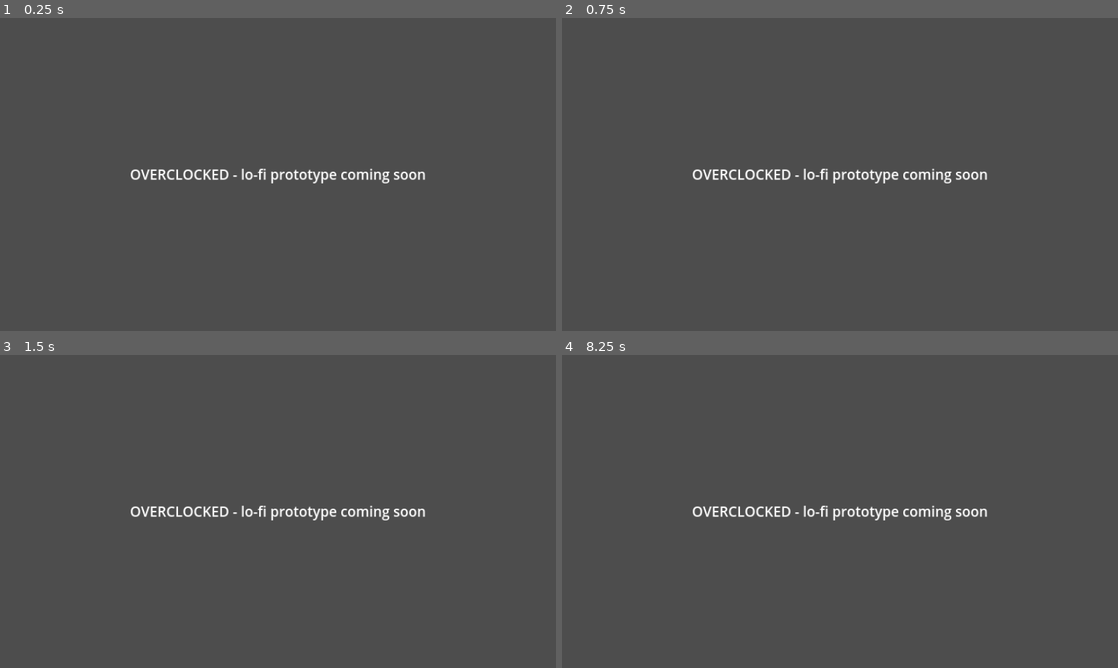
Above: before the commit, frames 1-4 (two rows, left to right).
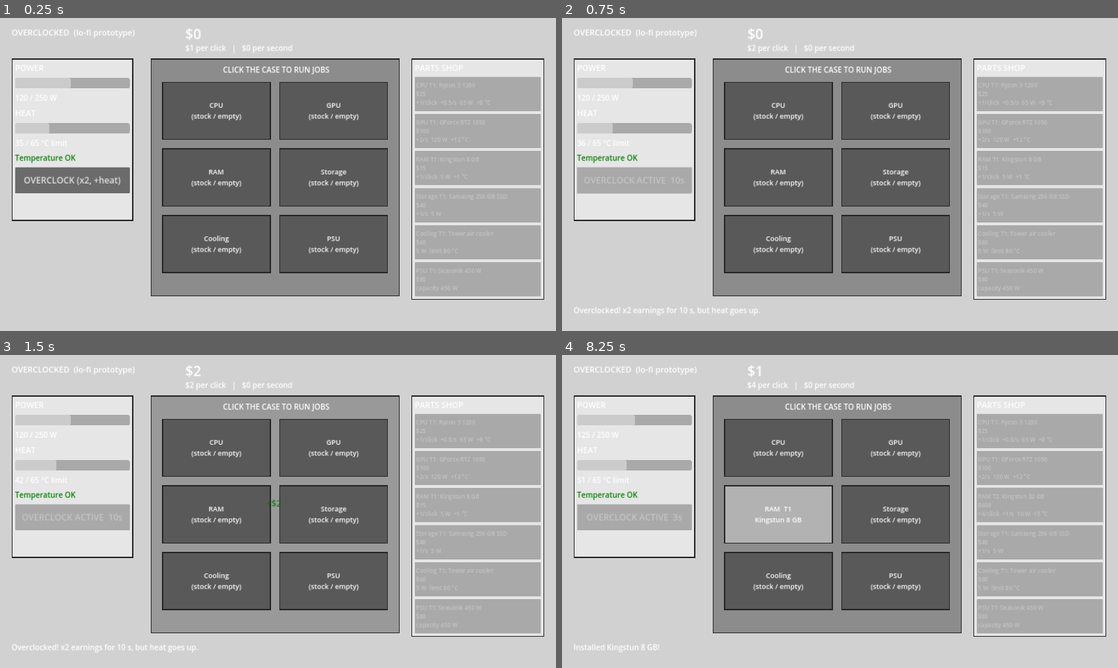
Above: after the commit, the same moments.

Repository: maiko-nigul/overclocked
Game: Godot game, scene res://scenes/main.tscn
Two runs of this game, one before a commit and one after it. Both use one fixed random seed, a clock stepped at 60 frames per second and the inputs below.
Inputs (mouse positions are in pixels of both pictures, inside the frame that each line leads up to):
- Up to frame 1 (0.25 s): no input
- Up to frame 2 (0.75 s): click (634, 180) at 0.5 s, where only the run after the commit has a clickable "OVERCLOCK (x2, +heat)"
- Up to frame 3 (1.5 s): click (272, 514) at 1.25 s, where only the run after the commit has a clickable "CLICK THE CASE TO RUN JOBS"
- Up to frame 4 (8.25 s): click (834, 514) at 2 s, where only the run after the commit has a clickable "CLICK THE CASE TO RUN JOBS"; click (834, 514) at 2.75 s, where only the run after the commit has a clickable "CLICK THE CASE TO RUN JOBS"; tap Enter at 3.5, 5, 7.25 s; move the mouse to (962, 495) at 3.52 s; tap Space at 4.25, 5.75 s; move the mouse to (728, 527) at 4.27 s; move the mouse to (895, 442) at 5.02 s; move the mouse to (812, 574) at 5.77 s; move the mouse to (1006, 558) at 6.52 s; move the mouse to (673, 464) at 7.27 s; click (1040, 505) at 8 s, where only the run after the commit has a clickable "RAM T1: Kingstun 8 GB $15 +1/…"

The runs differ from the first frame. In frame 1, 81% of the frame differs, in the area x 0-100%, y 0-100%; in frame 2, 81%; in frame 3, 81%; in frame 4, 84%.

Commit message:
Lo-fi prototype: click loop, shop with 6 slots x 2 tiers, idle income, power limit, heat/throttling, overclock
Co-Authored-By: Claude Opus 5.5 <noreply@anthropic.com>
Claude-Session: https://claude.ai/code/session_01AHv4Ai4zs59pkkAUpRBQpR

Diff:
--- a/scenes/main.tscn
+++ b/scenes/main.tscn
@@ -10,21 +10,3 @@
 grow_horizontal = 2
 grow_vertical = 2
 script = ExtResource("1")
-
-[node name="Placeholder" type="Label" parent="."]
-layout_mode = 1
-anchors_preset = 8
-anchor_left = 0.5
-anchor_top = 0.5
-anchor_right = 0.5
-anchor_bottom = 0.5
-offset_left = -400.0
-offset_top = -50.0
-offset_right = 400.0
-offset_bottom = 50.0
-grow_horizontal = 2
-grow_vertical = 2
-theme_override_font_sizes/font_size = 48
-text = "OVERCLOCKED - lo-fi prototype coming soon"
-horizontal_alignment = 1
-vertical_alignment = 1
--- a/scripts/main.gd
+++ b/scripts/main.gd
@@ -1,4 +1,471 @@
 extends Control
-## Entry scene for Overclocked.
-## Placeholder only: the lo-fi prototype (click loop, shop, power/heat) goes here.
-## See README.md -> "Lo-fi prototype scope" for what to build first.
+## Overclocked - lo-fi prototype.
+## One screen: click the PC case to earn money, buy parts in the shop,
+## keep power (PSU watts) and heat (cooling limit) in balance.
+## All visuals are placeholders built in code (grey boxes, plain buttons, bars).
+
+const SLOT_ORDER := ["CPU", "GPU", "RAM", "Storage", "Cooling", "PSU"]
+
+## Each slot has 2 tiers. Stats are absolute for that tier (tier 2 replaces tier 1).
+## click = money per click, ps = money per second, watts = power draw, heat = degrees added.
+## Cooling uses "limit" (max safe temperature), PSU uses "capacity" (max watts).
+const PARTS := {
+	"CPU": [
+		{"name": "Ryzon 3 1200", "cost": 25, "click": 1.0, "ps": 0.5, "watts": 65, "heat": 8},
+		{"name": "Ryzon 7 5800", "cost": 1500, "click": 6.0, "ps": 4.5, "watts": 125, "heat": 22},
+	],
+	"GPU": [
+		{"name": "GForce RTZ 1050", "cost": 100, "click": 0.0, "ps": 2.0, "watts": 120, "heat": 12},
+		{"name": "GForce RTZ 4080", "cost": 3500, "click": 0.0, "ps": 17.0, "watts": 250, "heat": 35},
+	],
+	"RAM": [
+		{"name": "Kingstun 8 GB", "cost": 15, "click": 1.0, "ps": 0.0, "watts": 5, "heat": 1},
+		{"name": "Kingstun 32 GB", "cost": 600, "click": 4.0, "ps": 1.0, "watts": 10, "heat": 3},
+	],
+	"Storage": [
+		{"name": "Samsong 256 GB SSD", "cost": 40, "click": 0.0, "ps": 1.0, "watts": 5, "heat": 0},
+		{"name": "Samsong 2 TB NVMe", "cost": 900, "click": 0.0, "ps": 6.0, "watts": 8, "heat": 1},
+	],
+	"Cooling": [
+		{"name": "Tower air cooler", "cost": 60, "watts": 5, "limit": 80},
+		{"name": "Liquid Freezr 360", "cost": 1200, "watts": 15, "limit": 105},
+	],
+	"PSU": [
+		{"name": "Seasonik 450 W", "cost": 80, "capacity": 450},
+		{"name": "Seasonik 750 W", "cost": 1000, "capacity": 750},
+	],
+}
+
+const BASE_WATTS := 120        # motherboard, fans, drives of the old office PC
+const BASE_PSU := 250          # stock office PSU
+const BASE_HEAT := 35.0        # idle temperature
+const BASE_COOL_LIMIT := 65.0  # stock cooler
+const OVERCLOCK_TIME := 10.0
+const OVERCLOCK_COOLDOWN := 20.0
+const OVERCLOCK_HEAT := 15.0
+
+var money := 0.0
+var tiers := {}                # slot -> installed tier (0 = empty/stock)
+var heat := BASE_HEAT          # shown temperature, moves toward the target
+var overclock_left := 0.0
+var overclock_cooldown := 0.0
+var elapsed := 0.0
+var won := false
+var message_time := 0.0
+
+# UI references
+var money_label: Label
+var rate_label: Label
+var power_bar: ProgressBar
+var power_label: Label
+var heat_bar: ProgressBar
+var heat_label: Label
+var status_label: Label
+var oc_button: Button
+var message_label: Label
+var case_button: Button
+var slot_boxes := {}
+var slot_labels := {}
+var shop_buttons := {}
+var win_panel: PanelContainer
+var win_label: Label
+
+
+func _ready() -> void:
+	for slot in SLOT_ORDER:
+		tiers[slot] = 0
+	_build_ui()
+	_update_ui()
+
+
+func _process(delta: float) -> void:
+	if won:
+		return
+	elapsed += delta
+	if overclock_left > 0.0:
+		overclock_left = max(0.0, overclock_left - delta)
+	elif overclock_cooldown > 0.0:
+		overclock_cooldown = max(0.0, overclock_cooldown - delta)
+	heat = move_toward(heat, target_heat(), 8.0 * delta)
+	money += per_second() * multiplier() * delta
+	if message_time > 0.0:
+		message_time -= delta
+		if message_time <= 0.0:
+			message_label.text = ""
+	_update_ui()
+
+
+# ---------- game rules ----------
+
+func part(slot: String) -> Dictionary:
+	var t: int = tiers[slot]
+	if t == 0:
+		return {}
+	return PARTS[slot][t - 1]
+
+
+func per_click() -> float:
+	var total := 1.0
+	for slot in SLOT_ORDER:
+		total += part(slot).get("click", 0.0)
+	return total
+
+
+func per_second() -> float:
+	var total := 0.0
+	for slot in SLOT_ORDER:
+		total += part(slot).get("ps", 0.0)
+	return total
+
+
+func total_watts() -> int:
+	var total := BASE_WATTS
+	for slot in SLOT_ORDER:
+		total += int(part(slot).get("watts", 0))
+	return total
+
+
+func psu_capacity() -> int:
+	return int(part("PSU").get("capacity", BASE_PSU))
+
+
+func cool_limit() -> float:
+	return float(part("Cooling").get("limit", BASE_COOL_LIMIT))
+
+
+func target_heat() -> float:
+	var total := BASE_HEAT
+	for slot in SLOT_ORDER:
+		total += float(part(slot).get("heat", 0))
+	if overclock_left > 0.0:
+		total += OVERCLOCK_HEAT
+	return total
+
+
+func is_throttled() -> bool:
+	return heat > cool_limit()
+
+
+func multiplier() -> float:
+	var m := 1.0
+	if overclock_left > 0.0:
+		m *= 2.0
+	if is_throttled():
+		m *= 0.5
+	return m
+
+
+## Returns "" if the next tier of this slot can be bought, otherwise the reason.
+func buy_block_reason(slot: String) -> String:
+	var t: int = tiers[slot]
+	if t >= 2:
+		return "maxed"
+	var next: Dictionary = PARTS[slot][t]
+	if slot != "PSU":
+		var new_watts := total_watts() - int(part(slot).get("watts", 0)) + int(next.get("watts", 0))
+		if new_watts > psu_capacity():
+			return "power"
+	if money < next["cost"]:
+		return "money"
+	return ""
+
+
+func buy(slot: String) -> void:
+	var reason := buy_block_reason(slot)
+	if reason == "power":
+		var next: Dictionary = PARTS[slot][tiers[slot]]
+		var new_watts := total_watts() - int(part(slot).get("watts", 0)) + int(next["watts"])
+		_show_message("Not enough power: %s needs %d W total, PSU gives %d W. Upgrade the PSU first." % [next["name"], new_watts, psu_capacity()])
+		return
+	if reason != "":
+		return
+	var next_part: Dictionary = PARTS[slot][tiers[slot]]
+	money -= next_part["cost"]
+	tiers[slot] += 1
+	_show_message("Installed %s!" % next_part["name"])
+	_check_win()
+
+
+func click_pc() -> void:
+	if won:
+		return
+	var gain := per_click() * multiplier()
+	money += gain
+	_spawn_float_text("+$%s" % _fmt(gain), get_global_mouse_position())
+
+
+func overclock() -> void:
+	if overclock_left > 0.0 or overclock_cooldown > 0.0 or won:
+		return
+	overclock_left = OVERCLOCK_TIME
+	overclock_cooldown = OVERCLOCK_COOLDOWN
+	_show_message("Overclocked! x2 earnings for 10 s, but heat goes up.")
+
+
+func _check_win() -> void:
+	for slot in SLOT_ORDER:
+		if tiers[slot] < 2:
+			return
+	won = true
+	var mins := int(elapsed) / 60
+	var secs := int(elapsed) % 60
+	win_label.text = "RIG MAXED OUT!\n\nTime: %d:%02d\n\nIn the full game you would now do a New Build\n(sell the rig, start the next generation with bonuses)." % [mins, secs]
+	win_panel.visible = true
+	_update_ui()
+
+
+# ---------- UI ----------
+
+func _box_style(color: Color, border := Color(0.15, 0.15, 0.15)) -> StyleBoxFlat:
+	var s := StyleBoxFlat.new()
+	s.bg_color = color
+	s.border_color = border
+	s.set_border_width_all(3)
+	s.set_content_margin_all(12)
+	return s
+
+
+func _label(text: String, size := 26) -> Label:
+	var l := Label.new()
+	l.text = text
+	l.add_theme_font_size_override("font_size", size)
+	return l
+
+
+func _build_ui() -> void:
+	var t := Theme.new()
+	t.default_font_size = 24
+	theme = t
+
+	var bg := ColorRect.new()
+	bg.color = Color(0.82, 0.82, 0.82)
+	bg.set_anchors_preset(Control.PRESET_FULL_RECT)
+	add_child(bg)
+
+	# --- top bar ---
+	money_label = _label("", 48)
+	money_label.position = Vector2(640, 20)
+	add_child(money_label)
+	rate_label = _label("", 26)
+	rate_label.position = Vector2(640, 85)
+	add_child(rate_label)
+	var title := _label("OVERCLOCKED  (lo-fi prototype)", 28)
+	title.position = Vector2(40, 30)
+	add_child(title)
+
+	# --- left panel: gauges + overclock ---
+	var left := PanelContainer.new()
+	left.add_theme_stylebox_override("panel", _box_style(Color(0.9, 0.9, 0.9)))
+	left.position = Vector2(40, 140)
+	left.size = Vector2(420, 560)
+	add_child(left)
+	var lv := VBoxContainer.new()
+	lv.add_theme_constant_override("separation", 14)
+	left.add_child(lv)
+
+	lv.add_child(_label("POWER", 28))
+	power_bar = ProgressBar.new()
+	power_bar.custom_minimum_size = Vector2(380, 36)
+	power_bar.show_percentage = false
+	lv.add_child(power_bar)
+	power_label = _label("")
+	lv.add_child(power_label)
+
+	lv.add_child(_label("HEAT", 28))
+	heat_bar = ProgressBar.new()
+	heat_bar.custom_minimum_size = Vector2(380, 36)
+	heat_bar.show_percentage = false
+	heat_bar.max_value = 120
+	lv.add_child(heat_bar)
+	heat_label = _label("")
+	lv.add_child(heat_label)
+	status_label = _label("", 26)
+	lv.add_child(status_label)
+
+	oc_button = Button.new()
+	oc_button.custom_minimum_size = Vector2(380, 90)
+	oc_button.add_theme_font_size_override("font_size", 30)
+	oc_button.pressed.connect(overclock)
+	lv.add_child(oc_button)
+
+	# --- center: clickable PC case with part slots ---
+	case_button = Button.new()
+	case_button.position = Vector2(520, 140)
+	case_button.size = Vector2(860, 820)
+	case_button.add_theme_stylebox_override("normal", _box_style(Color(0.55, 0.55, 0.55)))
+	case_button.add_theme_stylebox_override("hover", _box_style(Color(0.6, 0.6, 0.6)))
+	case_button.add_theme_stylebox_override("pressed", _box_style(Color(0.5, 0.5, 0.5)))
+	case_button.add_theme_stylebox_override("focus", StyleBoxEmpty.new())
+	case_button.pressed.connect(click_pc)
+	add_child(case_button)
+
+	var hint := _label("CLICK THE CASE TO RUN JOBS", 26)
+	hint.position = Vector2(250, 20)
+	hint.mouse_filter = Control.MOUSE_FILTER_IGNORE
+	case_button.add_child(hint)
+
+	var grid := GridContainer.new()
+	grid.columns = 2
+	grid.position = Vector2(40, 80)
+	grid.add_theme_constant_override("h_separation", 30)
+	grid.add_theme_constant_override("v_separation", 30)
+	grid.mouse_filter = Control.MOUSE_FILTER_IGNORE
+	case_button.add_child(grid)
+	for slot in SLOT_ORDER:
+		var box := PanelContainer.new()
+		box.custom_minimum_size = Vector2(375, 200)
+		box.mouse_filter = Control.MOUSE_FILTER_IGNORE
+		var l := _label("", 24)
+		l.horizontal_alignment = HORIZONTAL_ALIGNMENT_CENTER
+		l.vertical_alignment = VERTICAL_ALIGNMENT_CENTER
+		l.autowrap_mode = TextServer.AUTOWRAP_WORD
+		l.mouse_filter = Control.MOUSE_FILTER_IGNORE
+		box.add_child(l)
+		grid.add_child(box)
+		slot_boxes[slot] = box
+		slot_labels[slot] = l
+
+	# --- right: shop ---
+	var right := PanelContainer.new()
+	right.add_theme_stylebox_override("panel", _box_style(Color(0.9, 0.9, 0.9)))
+	right.position = Vector2(1420, 140)
+	right.size = Vector2(460, 820)
+	add_child(right)
+	var rv := VBoxContainer.new()
+	rv.add_theme_constant_override("separation", 10)
+	right.add_child(rv)
+	rv.add_child(_label("PARTS SHOP", 28))
+	for slot in SLOT_ORDER:
+		var b := Button.new()
+		b.custom_minimum_size = Vector2(430, 118)
+		b.alignment = HORIZONTAL_ALIGNMENT_LEFT
+		b.add_theme_font_size_override("font_size", 20)
+		b.pressed.connect(buy.bind(slot))
+		rv.add_child(b)
+		shop_buttons[slot] = b
+
+	# --- message line ---
+	message_label = _label("", 26)
+	message_label.position = Vector2(40, 990)
+	message_label.size = Vector2(1840, 60)
+	add_child(message_label)
+
+	# --- win panel ---
+	win_panel = PanelContainer.new()
+	win_panel.add_theme_stylebox_override("panel", _box_style(Color(1, 1, 0.75)))
+	win_panel.position = Vector2(560, 330)
+	win_panel.size = Vector2(800, 420)
+	win_panel.visible = false
+	add_child(win_panel)
+	var wv := VBoxContainer.new()
+	wv.add_theme_constant_override("separation", 20)
+	win_panel.add_child(wv)
+	win_label = _label("", 30)
+	win_label.horizontal_alignment = HORIZONTAL_ALIGNMENT_CENTER
+	wv.add_child(win_label)
+	var restart := Button.new()
+	restart.text = "Play again"
+	restart.custom_minimum_size = Vector2(300, 70)
+	restart.pressed.connect(func(): get_tree().reload_current_scene())
+	wv.add_child(restart)
+
+
+func _update_ui() -> void:
+	var m := multiplier()
+	money_label.text = "$%s" % _fmt(money)
+	rate_label.text = "$%s per click   |   $%s per second" % [_fmt(per_click() * m), _fmt(per_second() * m)]
+
+	var w := total_watts()
+	var cap := psu_capacity()
+	power_bar.max_value = cap
+	power_bar.value = w
+	power_label.text = "%d / %d W" % [w, cap]
+
+	heat_bar.value = heat
+	heat_label.text = "%d / %d °C limit" % [int(round(heat)), int(cool_limit())]
+	if is_throttled():
+		status_label.text = "THROTTLING: earnings x0.5"
+		status_label.modulate = Color(0.8, 0, 0)
+	elif heat > cool_limit() - 10.0:
+		status_label.text = "Getting hot..."
+		status_label.modulate = Color(0.8, 0.4, 0)
+	else:
+		status_label.text = "Temperature OK"
+		status_label.modulate = Color(0, 0.5, 0)
+
+	if overclock_left > 0.0:
+		oc_button.text = "OVERCLOCK ACTIVE  %ds" % int(ceil(overclock_left))
+		oc_button.disabled = true
+	elif overclock_cooldown > 0.0:
+		oc_button.text = "Overclock cooldown  %ds" % int(ceil(overclock_cooldown))
+		oc_button.disabled = true
+	else:
+		oc_button.text = "OVERCLOCK (x2, +heat)"
+		oc_button.disabled = won
+
+	for slot in SLOT_ORDER:
+		var t: int = tiers[slot]
+		var shade: float = [0.35, 0.7, 0.92][t]
+		slot_boxes[slot].add_theme_stylebox_override("panel", _box_style(Color(shade, shade, shade)))
+		if t == 0:
+			slot_labels[slot].text = "%s\n(stock / empty)" % slot
+		else:
+			slot_labels[slot].text = "%s  T%d\n%s" % [slot, t, part(slot)["name"]]
+
+		var b: Button = shop_buttons[slot]
+		if t >= 2:
+			b.text = "%s: MAXED" % slot
+			b.disabled = true
+			b.modulate = Color(1, 1, 1)
+			continue
+		var next: Dictionary = PARTS[slot][t]
+		var stats := ""
+		if next.has("click") and next["click"] > 0:
+			stats += "+%s/click  " % _fmt(next["click"])
+		if next.has("ps") and next["ps"] > 0:
+			stats += "+%s/s  " % _fmt(next["ps"])
+		if next.has("watts"):
+			stats += "%d W  " % next["watts"]
+		if next.has("heat") and next["heat"] > 0:
+			stats += "+%d °C" % next["heat"]
+		if next.has("limit"):
+			stats += "limit %d °C" % next["limit"]
+		if next.has("capacity"):
+			stats += "capacity %d W" % next["capacity"]
+		var reason := buy_block_reason(slot)
+		b.text = "%s T%d: %s\n$%s\n%s" % [slot, t + 1, next["name"], _fmt(next["cost"]), stats]
+		if reason == "power":
+			b.text += "\nNEEDS BIGGER PSU"
+			b.modulate = Color(1, 0.6, 0.6)
+			b.disabled = false   # clickable so the player gets the explanation
+		else:
+			b.modulate = Color(1, 1, 1)
+			b.disabled = reason != "" or won
+
+
+func _show_message(text: String) -> void:
+	message_label.text = text
+	message_time = 4.0
+
+
+func _spawn_float_text(text: String, pos: Vector2) -> void:
+	var l := _label(text, 30)
+	l.position = pos - Vector2(30, 40)
+	l.modulate = Color(0, 0.45, 0)
+	l.mouse_filter = Control.MOUSE_FILTER_IGNORE
+	add_child(l)
+	var tw := create_tween()
+	tw.set_parallel(true)
+	tw.tween_property(l, "position:y", l.position.y - 80, 0.8)
+	tw.tween_property(l, "modulate:a", 0.0, 0.8)
+	tw.chain().tween_callback(l.queue_free)
+
+
+func _fmt(n: float) -> String:
+	if n >= 1000000.0:
+		return "%.2fM" % (n / 1000000.0)
+	if n >= 10000.0:
+		return "%.1fk" % (n / 1000.0)
+	if abs(n - round(n)) < 0.05:
+		return str(int(round(n)))
+	return "%.1f" % n
